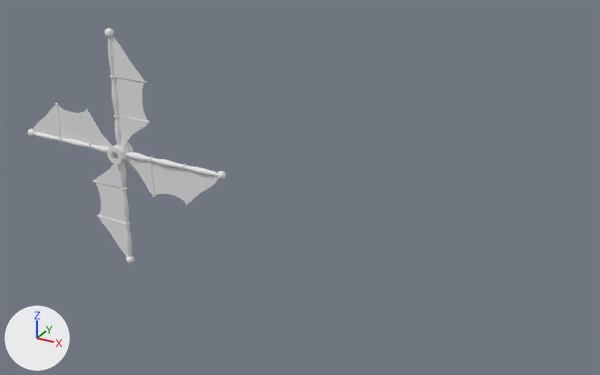
What one commit did to the Blender file SourceModels/Windmill.blend.
The view is the same before and after, from a 50 mm lens placed at (58.5, -65.4, 33.3), pointed at (21.5, 2.0, -0.4). The lights are fixed; the arrows at lower left show +X, +Y and +Z.
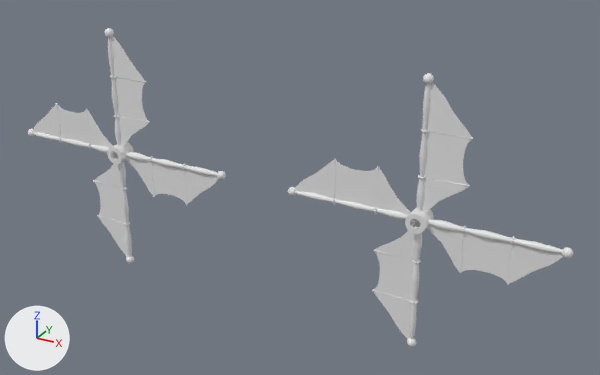
The change, as a list of edits to the scene's bpy script:
```text
Add me_cylinder_001:
    me_cylinder_001.from_pydata(...)  # 11848 vertices, 11528 faces; spans x -13.8..13.8, y -1.0..1.0, z -13.8..13.8
Add ob_windmilljoined:
    ob_windmilljoined = bpy.data.objects.new('WindmillJoined', me_cylinder_001)
    ob_windmilljoined.location = (35.0, 0.0, 0.0)
```

Changed parts and their boxes (x1, y1, x2, y2) in the pictures (600 x 375 px):
'WindmillJoined', added
    after: (288, 73, 573, 347)
